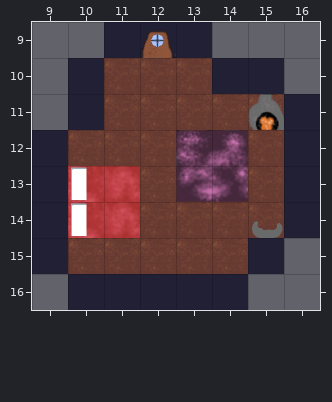
Two states of a Tiled map, Content/bin/house.tmx. The first picture shows the starting point.
Cells are 64x64 px. Shown: x 9..16, y 9..16.
The result:
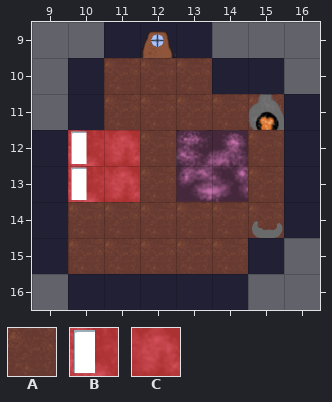
Key: from "home_tilemap": A 0, B 1, C 2.
_ is an empty cell, . an unchanged one.
From old to new:
--- layer "House"
@@ x 10..11 @@
-12 AA
+12 BC
@@ x 10..11 @@
-14 BC
+14 AA
Where, in picture pixels (left, top, right, bottom), the same in both pictures:
changed: (68, 130, 140, 166)
changed: (68, 202, 140, 238)
